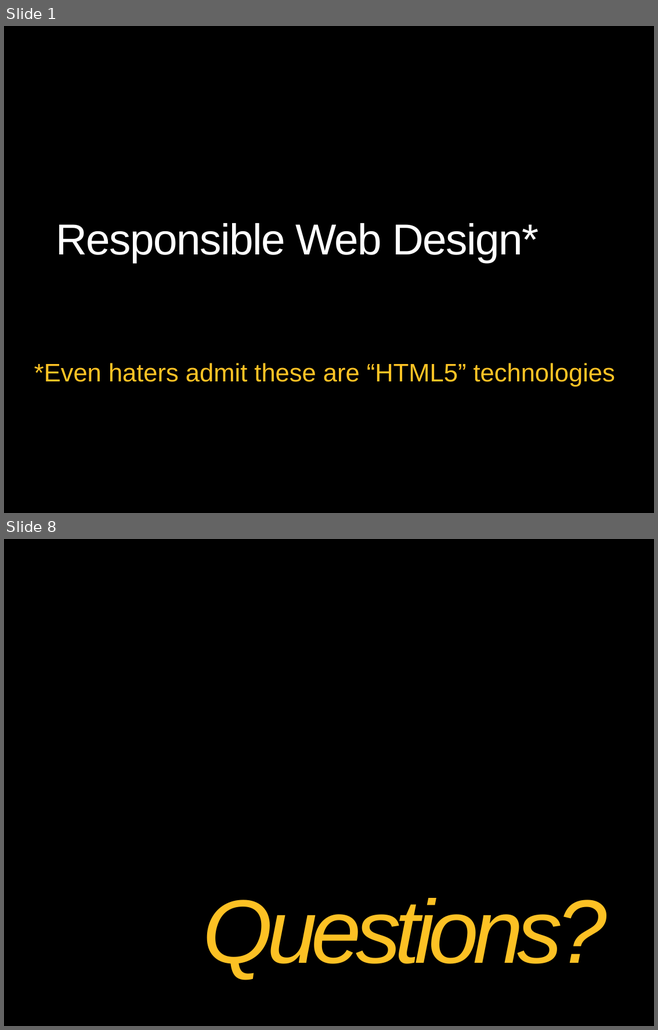
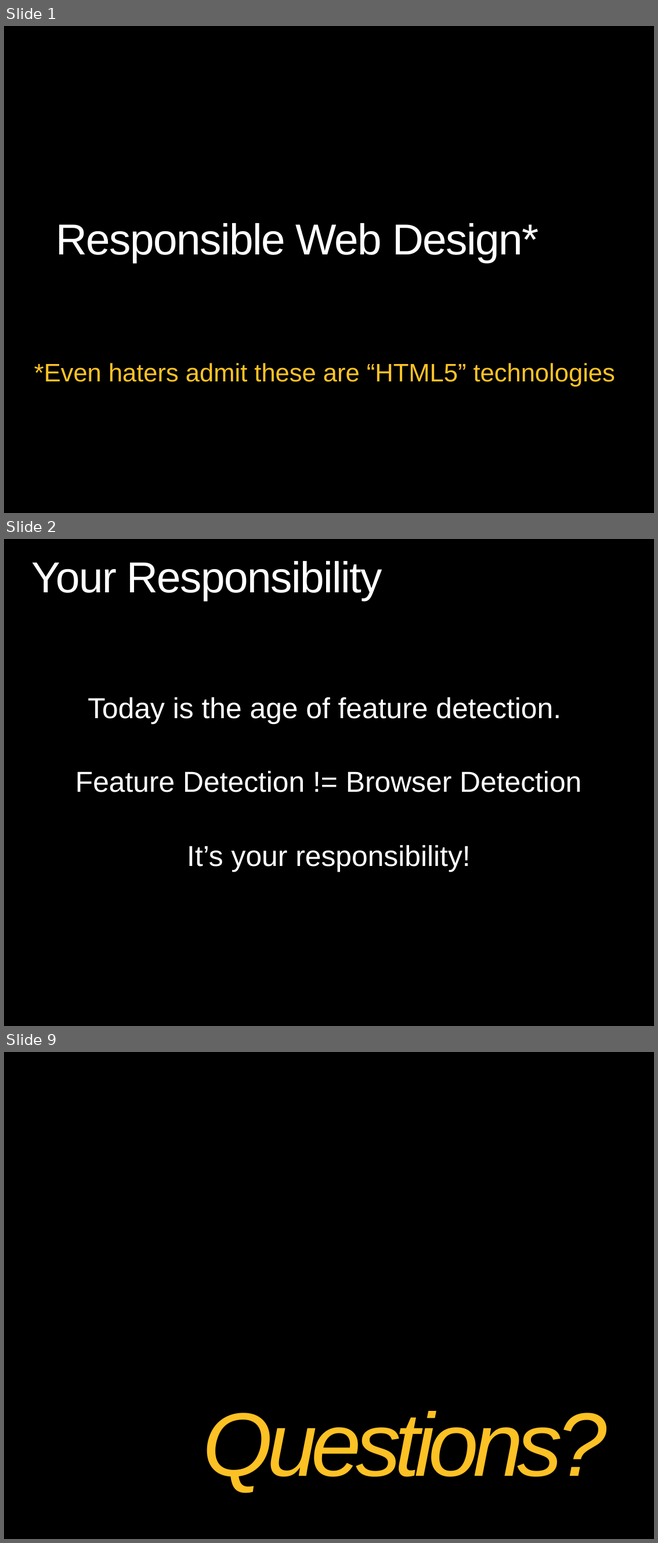
Before and after one commit to theClarkSell/HTML5-Compiler, a slide deck: 6-Responsible Web Design/ResponsibleWebDesign.pptx. Shown one above the other, each under a label of ours: slides 1 and 8 before the commit, slides 1, 2 and 9 after it; the slides between them are not shown. The pictures are 658x1030 and 658x1543 pixels, drawn with LibreOffice and Linux fonts; fonts in the diff are those of the drawing; background and template pictures are left out. Boxes give left, top, right and bottom in pixels: in the first picture for what was removed or moved away, otherwise in the second. Text is boxed around its words. In the diff, an @@ line names an element or a change of style, - is before the commit and + after.

Commit message:
deck updates

```diff
--- a/6-Responsible Web Design/ResponsibleWebDesign.pptx
+++ b/6-Responsible Web Design/ResponsibleWebDesign.pptx
@@ slide 2 added at box(4, 539, 654, 1026), background picture (left out) @@
@@ title added at box(32, 561, 383, 600), 48 pt, text #FFFFFF @@
+Your Responsibility
@@ text added at box(75, 697, 581, 872), 32 pt, text #FFFFFF @@
+Today is the age of feature detection.
+Feature Detection != Browser Detection
+It’s your responsibility!
@@ what was slide 8 is now slide 9 @@
```
Also in this commit, not shown: 1 slide changed, 4 other slides added, 4 slides removed.
